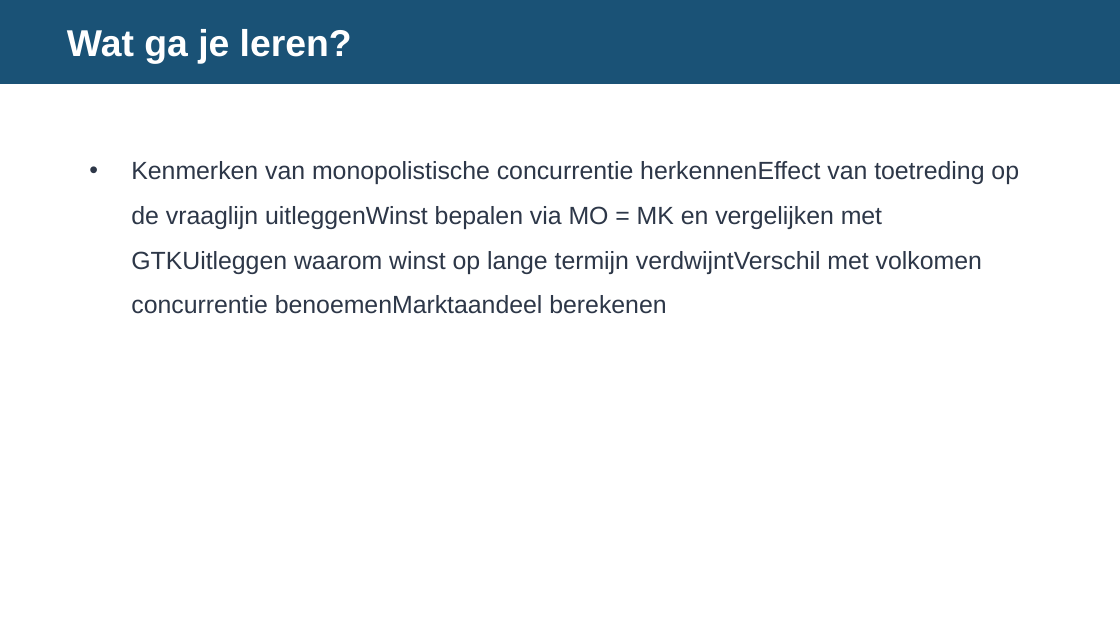
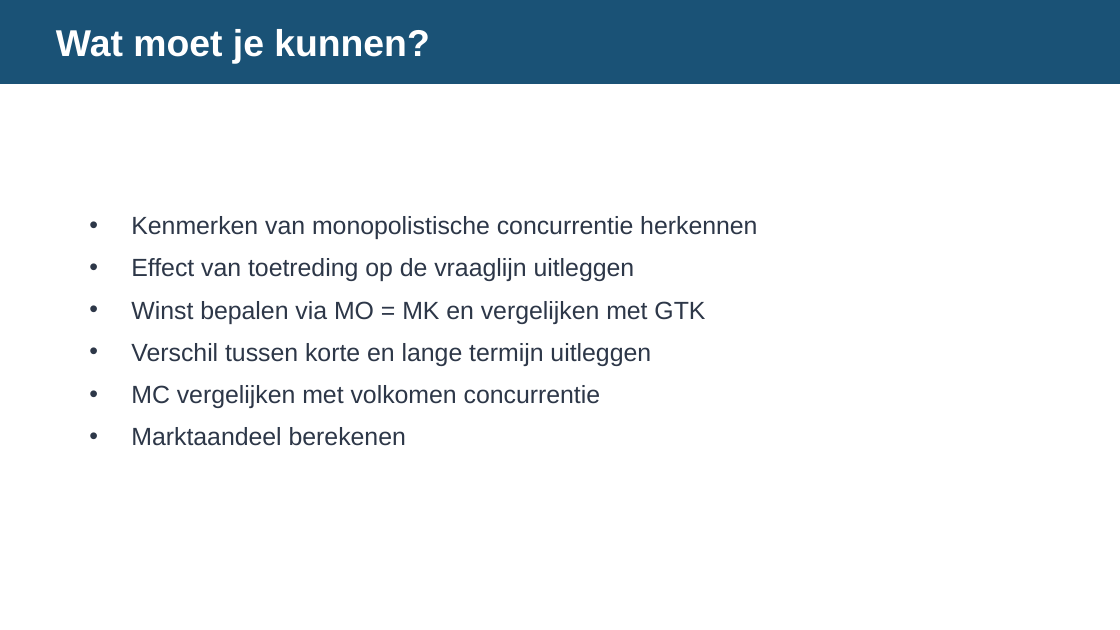
Before and after one commit to meijer1973/economie-vwo4-m3, a slide deck: slide 2 of 3.2 Hoofdstuk 2 - Marktvormen en hun marktevenwicht/3.2.5 Paragraaf 5 - Monopolistische concurrentie/2. Leren/3.2.5 Monopolistische concurrentie – presentatie.pptx. Drawn at 1120x630 pixels with LibreOffice and Linux fonts; fonts in the diff are those of the drawing. Boxes give left, top, right and bottom in pixels: in the first picture for what was removed or moved away, otherwise in the second. Text is boxed around its words. In the diff, an @@ line names an element or a change of style, - is before the commit and + after.

```diff
--- a/3.2 Hoofdstuk 2 - Marktvormen en hun marktevenwicht/3.2.5 Paragraaf 5 - Monopolistische concurrentie/2. Leren/3.2.5 Monopolistische concurrentie – presentatie.pptx
+++ b/3.2 Hoofdstuk 2 - Marktvormen en hun marktevenwicht/3.2.5 Paragraaf 5 - Monopolistische concurrentie/2. Leren/3.2.5 Monopolistische concurrentie – presentatie.pptx
@@ text at (56,29,429,64): text changed @@
-Wat ga je leren?
+Wat moet je kunnen?
@@ text "Kenmerken van monopolistische concurrentie herkennen" at (131,216,757,446): vertical alignment top to middle @@
@@ text at (131,216,757,446): text changed @@
-• Kenmerken van monopolistische concurrentie herkennenEffect van toetreding op de vraaglijn uitleggenWinst bepalen via MO = MK en vergelijken met GTKUitleggen waarom winst op lange termijn verdwijntVerschil met volkomen concurrentie benoemenMarktaandeel berekenen
+• Kenmerken van monopolistische concurrentie herkennen
+• Effect van toetreding op de vraaglijn uitleggen
+• Winst bepalen via MO = MK en vergelijken met GTK
+• Verschil tussen korte en lange termijn uitleggen
+• MC vergelijken met volkomen concurrentie
+• Marktaandeel berekenen
```
Also in this commit, not shown: 11 other slides changed, 1 slide added.
